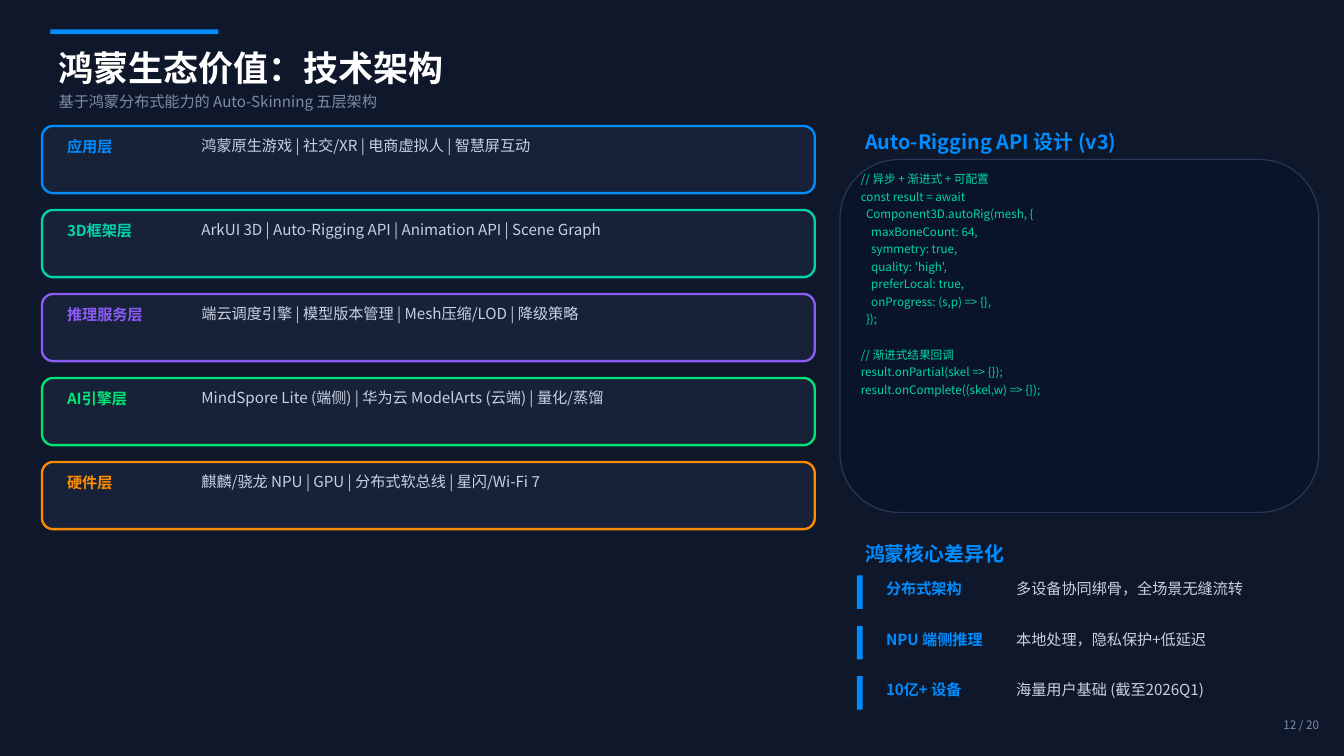
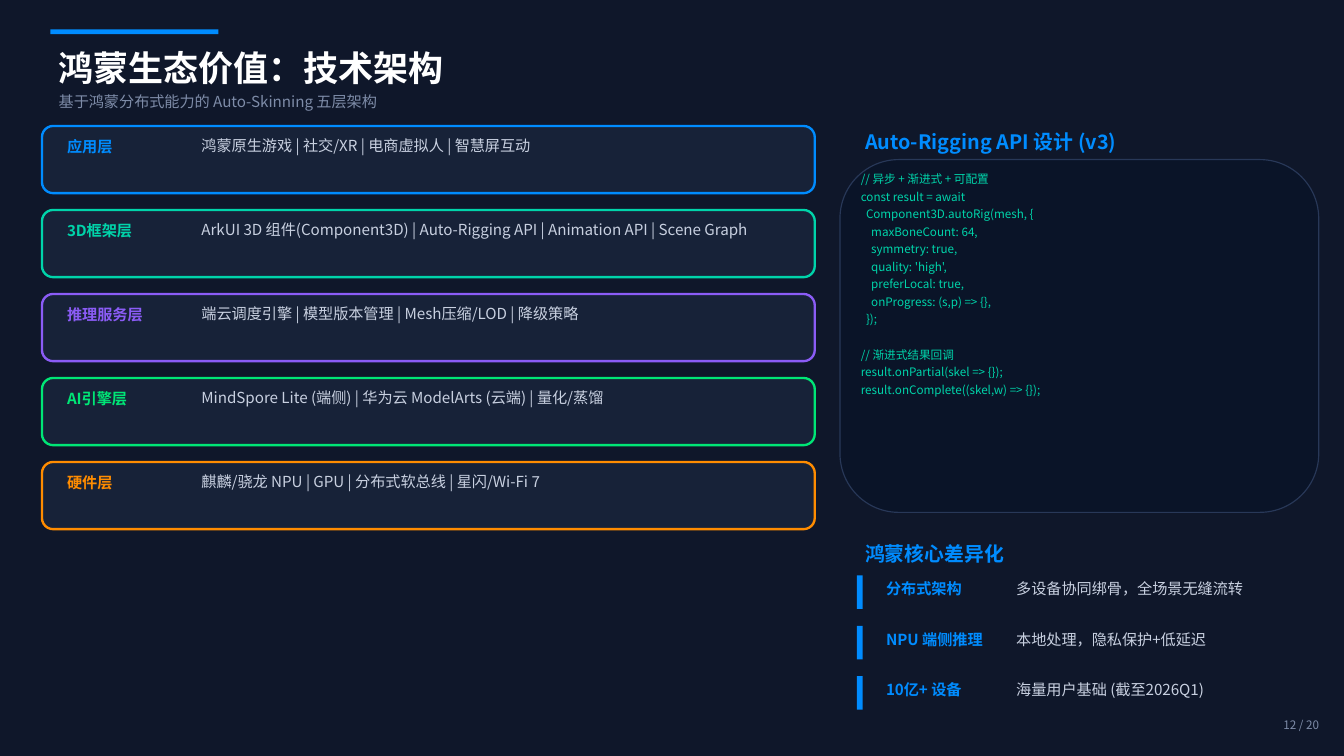
Before and after one commit to xhyha/insight, a slide deck: slide 12 of neural_autoskinning_insight_2026.pptx. Drawn at 1344x756 pixels with LibreOffice and Linux fonts; fonts in the diff are those of the drawing. Boxes give left, top, right and bottom in pixels: in the first picture for what was removed or moved away, otherwise in the second. Text is boxed around its words. In the diff, an @@ line names an element or a change of style, - is before the commit and + after.

```diff
--- a/neural_autoskinning_insight_2026.pptx
+++ b/neural_autoskinning_insight_2026.pptx
@@ text at (201,222,747,239): text changed @@
-ArkUI 3D | Auto-Rigging API | Animation API | Scene Graph
+ArkUI 3D 组件(Component3D) | Auto-Rigging API | Animation API | Scene Graph
```
Also in this commit, not shown: 10 other slides changed.
